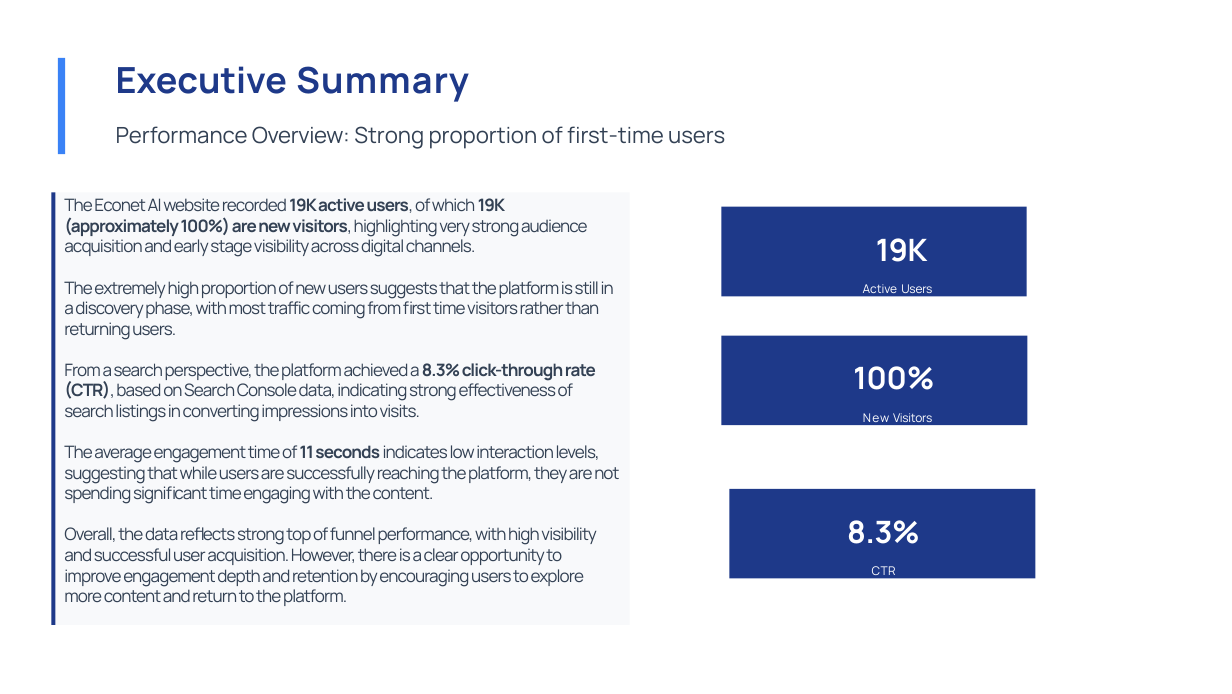
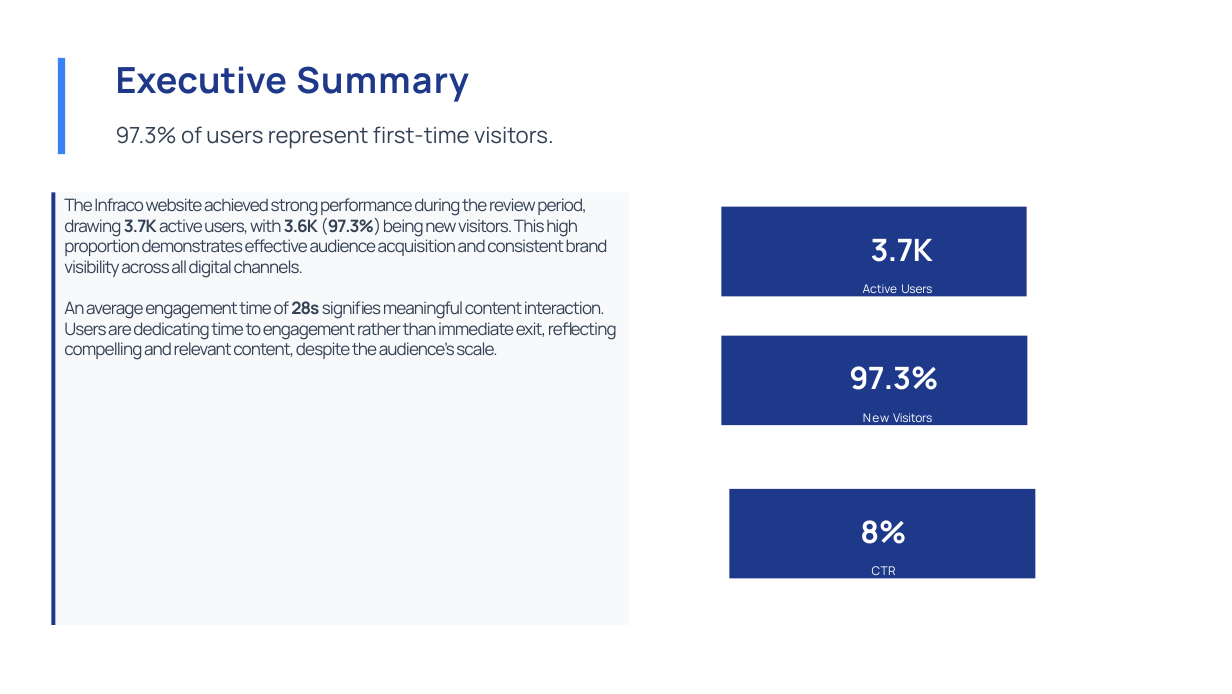
Before and after one commit to Rakinzi/reports, a slide deck: slide 3 of src/reports/report-templates/new/Econet Infraco March Website Report.pptx (slide 2 before the commit). Drawn at 1232x694 pixels with LibreOffice and Linux fonts; fonts in the diff are those of the drawing. Boxes give left, top, right and bottom in pixels: in the first picture for what was removed or moved away, otherwise in the second. Text is boxed around its words. In the diff, an @@ line names an element or a change of style, - is before the commit and + after.

```diff
--- a/src/reports/report-templates/new/Econet Infraco March Website Report.pptx
+++ b/src/reports/report-templates/new/Econet Infraco March Website Report.pptx
@@ text at (x1=116, y1=126, x2=554, y2=149): text changed @@
-Performance Overview: Strong proportion of first-time users
+97.3% of users represent first-time visitors.
@@ text at (x1=64, y1=198, x2=617, y2=360): text changed @@
-The Econet AI website recorded 19K active users, of which 19K (approximately 100%) are new visitors, highlighting very strong audience acquisition and early stage visibility across digital channels.
-The extremely high proportion of new users suggests that the platform is still in a discovery phase, with most traffic coming from first time visitors rather than returning users.
-From a search perspective, the platform achieved a 8.3% click-through rate (CTR), based on Search Console data, indicating strong effectiveness of search listings in converting impressions into visits.
-The average engagement time of 11 seconds indicates low interaction levels, suggesting that while users are successfully reaching the platform, they are not spending significant time engaging with the content.
-Overall, the data reflects strong top of funnel performance, with high visibility and successful user acquisition. However, there is a clear opportunity to improve engagement depth and retention by encouraging users to explore more content and return to the platform.
+The Infraco website achieved strong performance during the review period, drawing 3.7K active users, with 3.6K (97.3%) being new visitors. This high proportion demonstrates effective audience acquisition and consistent brand visibility across all digital channels.
+An average engagement time of 28s signifies meaningful content interaction. Users are dedicating time to engagement rather than immediate exit, reflecting compelling and relevant content, despite the audience's scale.
@@ text in rectangle at (x1=871, y1=239, x2=933, y2=262): text changed @@
-19K
+3.7K
@@ text in rectangle at (x1=849, y1=366, x2=938, y2=390): text changed @@
-100%
+97.3%
@@ text in rectangle at (x1=860, y1=520, x2=906, y2=544): text changed @@
-8.3%
+8%
```
Also in this commit, not shown: 6 other slides changed, 5 slides added, 2 other files.
